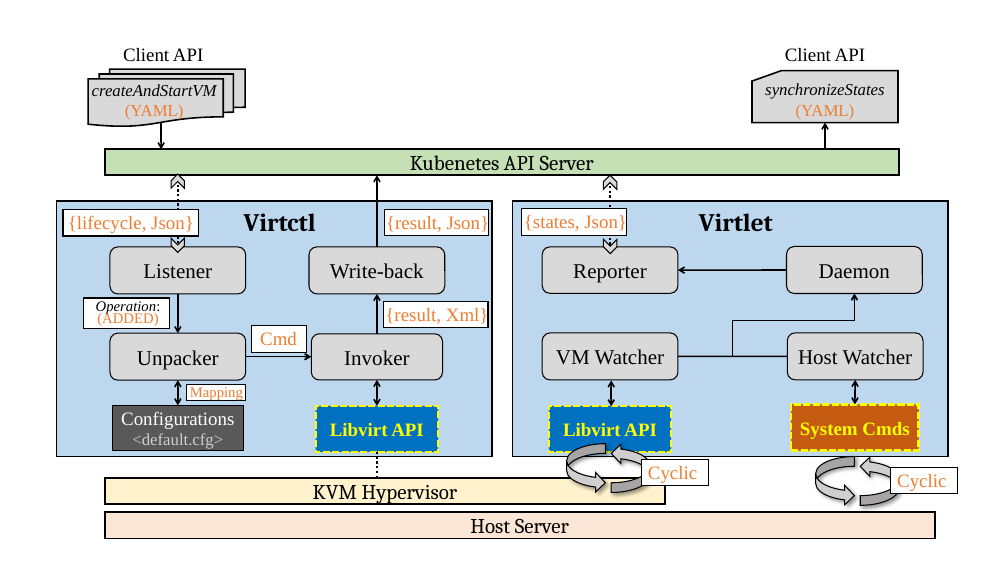
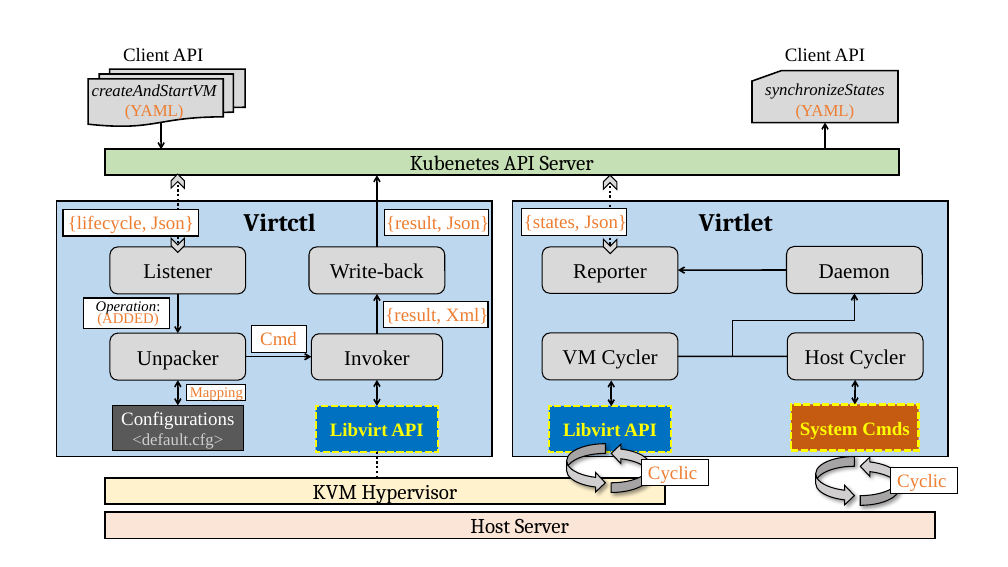
Before and after one commit to zwjhuhu/kubevmm, a slide deck: slide 1 of docs/design/kubevirt_executor_design.pptx. Drawn at 1008x567 pixels with LibreOffice and Linux fonts; fonts in the diff are those of the drawing. Boxes give left, top, right and bottom in pixels: in the first picture for what was removed or moved away, otherwise in the second. Text is boxed around its words. In the diff, an @@ line names an element or a change of style, - is before the commit and + after.

```diff
--- a/docs/design/kubevirt_executor_design.pptx
+++ b/docs/design/kubevirt_executor_design.pptx
@@ text in rounded rectangle at [562, 349, 658, 369]: text changed @@
-VM Watcher
+VM Cycler
@@ text in rounded rectangle at [805, 349, 906, 369]: text changed @@
-Host Watcher
+Host Cycler
```
Also in this commit, not shown: 7 other files.
